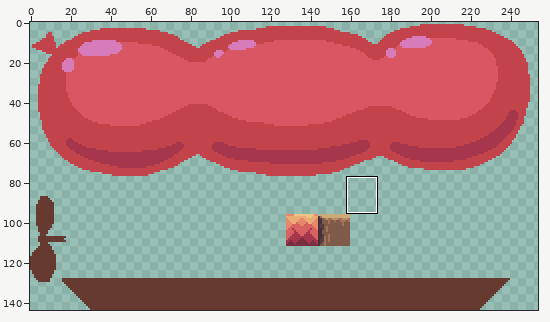
Two versions of one sprite sheet, gfx/zeppelin.png. The first picture is a wide view before the edit; the outline marks the close-up.
Close-up. Earlier state:
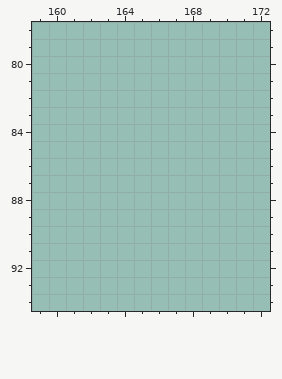
The file is 256x144 pixels. Shown: x 159..172, y 78..94. The wide view leaves out empty margins. The commit also changed other parts of the picture, which this record leaves out.
New version:
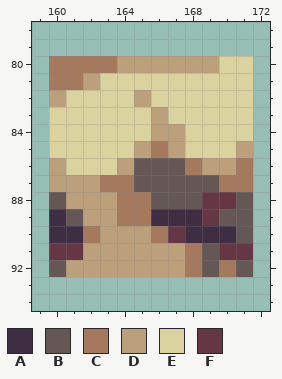
Palette (. is transparent): A #3f2d43  B #655755  C #a5795e  D #bca07c  E #dad29f  F #653745
Diff:
The edit adds colour A in row 89 at x 160 and 166 to 168; in row 90 at x 160 to 161 and 168 to 170.
The edit adds colour B in row 86 at x 165 to 167; in row 87 at x 165 to 169; in row 88 at x 160, 166 to 168 and 171; in row 89 at x 161 and 170 to 171; in row 90 at x 171; in row 91 at x 169.
The edit adds colour B in row 92 at x 160, 169 and 171.
The edit adds colour C in row 80 at x 160 to 163; in row 81 at x 160 to 161; in row 85 at x 166; in row 86 at x 168 and 171; in row 87 at x 163 to 164 and 170 to 171; in rows 88 to 89 at x 164 to 165.
The edit adds colour C in row 90 at x 162 and 166; in row 91 at x 168; in row 92 at x 168 and 170.
The edit adds colour D in row 80 at x 164 to 169; in row 81 at x 162; in row 82 at x 160 and 165; in row 83 at x 166; in row 84 at x 166 to 167; in row 85 at x 165, 167 and 171.
The edit adds colour D in row 86 at x 160, 164 and 169 to 170; in row 87 at x 160 to 162; in row 88 at x 161 to 163; in row 89 at x 162 to 163; in row 90 at x 163 to 165; in row 91 at x 162 to 167.
The edit adds colour D in row 92 at x 161 to 167.
The edit adds colour E in row 80 at x 170 to 171; in row 81 at x 163 to 171; in row 82 at x 161 to 164 and 166 to 171; in row 83 at x 160 to 165 and 167 to 171; in row 84 at x 160 to 165 and 168 to 171; in row 85 at x 160 to 164 and 168 to 170.
The edit adds colour E in row 86 at x 161 to 163.
The edit adds colour F in row 88 at x 169 to 170; in row 89 at x 169; in row 90 at x 167; in row 91 at x 160 to 161 and 170 to 171.
Changed places in both close-ups, as pixel boxes (x1, y1, x2, y2):
added: (49, 56, 253, 277)
